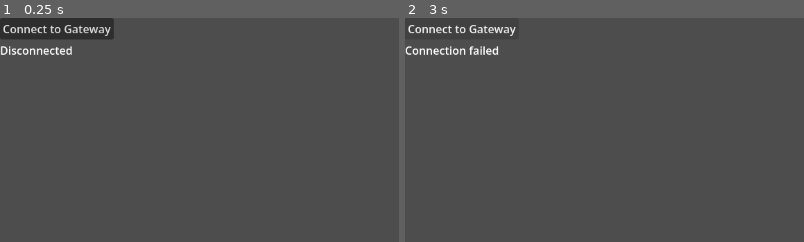
Above: before the commit, frames 1-2 (left to right).
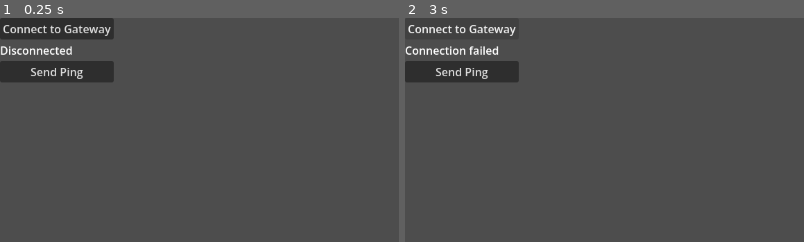
Above: after the commit, the same moments.

Repository: kathibrati/moondrasil-online
Game: Godot game, scene res://Main.tscn
Same seed, same stepped clock (60 frames per second), same inputs: the game is played once before the commit and once after it.
Inputs (mouse positions are % of the whole screen's width and height, from its top left):
- Up to frame 1 (0.25 s): no input
- Up to frame 2 (3 s): click (7, 12) at 0.5 s, where only the run after the commit has a clickable "Send Ping"; click (7, 12) at 1.25 s, where only the run after the commit has a clickable "Send Ping"; click (7, 12) at 2 s, where only the run after the commit has a clickable "Send Ping"; click "Connect to Gateway" at 2.75 s
The pictures show only the part of the screen within x 0-50%, y 0-50%; the shares and areas given below are measured in that part.

The runs differ from the first frame. In frame 1, 2.5% of the frame differs, in the area x 0-29%, y 19-29%; in frame 2, 2.5%.

Commit message:
add ping pong websocket protocol

Diff:
--- a/client/godot/moondrasil-online/Main.gd
+++ b/client/godot/moondrasil-online/Main.gd
@@ -2,11 +2,13 @@
 
 @onready var connect_button = $VBoxContainer/ConnectButton
 @onready var status_label = $VBoxContainer/StatusLabel
+@onready var ping_button = $VBoxContainer/PingButton
 
 var websocket := WebSocketPeer.new()
 
 func _ready():
 	connect_button.pressed.connect(_on_connect_pressed)
+	ping_button.pressed.connect(_on_ping_pressed)
 
 func _process(_delta):
 	websocket.poll()
@@ -28,3 +30,12 @@
 		status_label.text = "Connecting..."
 	else:
 		status_label.text = "Connection failed"
+
+func _on_ping_pressed():
+	var payload = {
+		"type": "PING"
+	}
+
+	websocket.send_text(
+		JSON.stringify(payload)
+	)
--- a/client/godot/moondrasil-online/Main.tscn
+++ b/client/godot/moondrasil-online/Main.tscn
@@ -23,3 +23,7 @@
 [node name="StatusLabel" type="Label" parent="VBoxContainer" unique_id=1551188532]
 layout_mode = 2
 text = "Disconnected"
+
+[node name="PingButton" type="Button" parent="VBoxContainer" unique_id=1902620404]
+layout_mode = 2
+text = "Send Ping"
Not shown, changed: backend/game-gateway-service/build.gradle.kts
Not shown, changed: backend/game-gateway-service/src/main/kotlin/com/moondrasil/gateway/Application.kt
Not shown, added: backend/game-gateway-service/src/main/kotlin/com/moondrasil/gateway/domain/message/PingMessage.kt
Not shown, added: backend/game-gateway-service/src/main/kotlin/com/moondrasil/gateway/domain/message/PongMessage.kt
Not shown, added: backend/game-gateway-service/src/main/kotlin/com/moondrasil/gateway/interfaces/serialization/JsonMapper.kt
